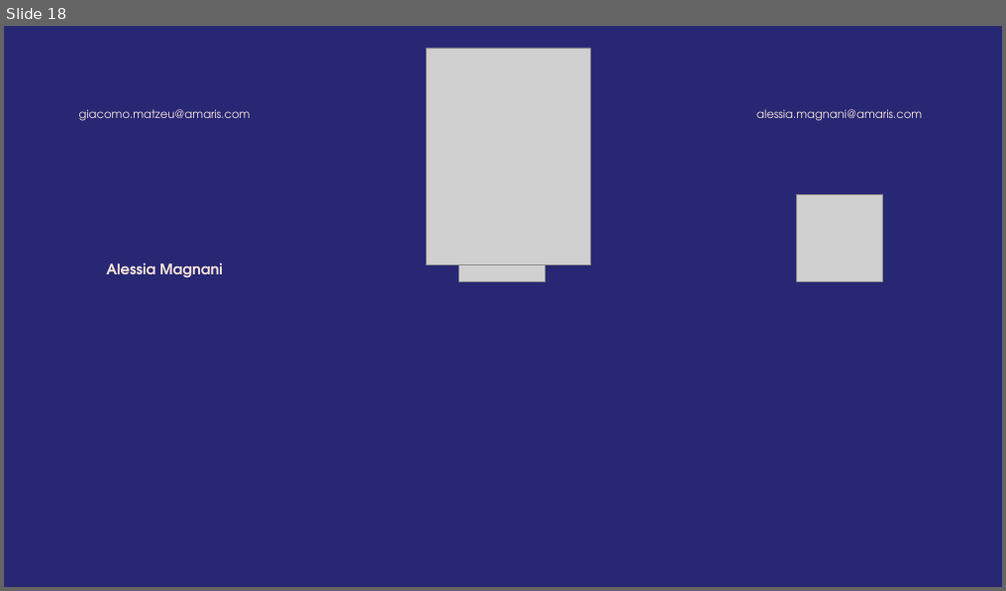
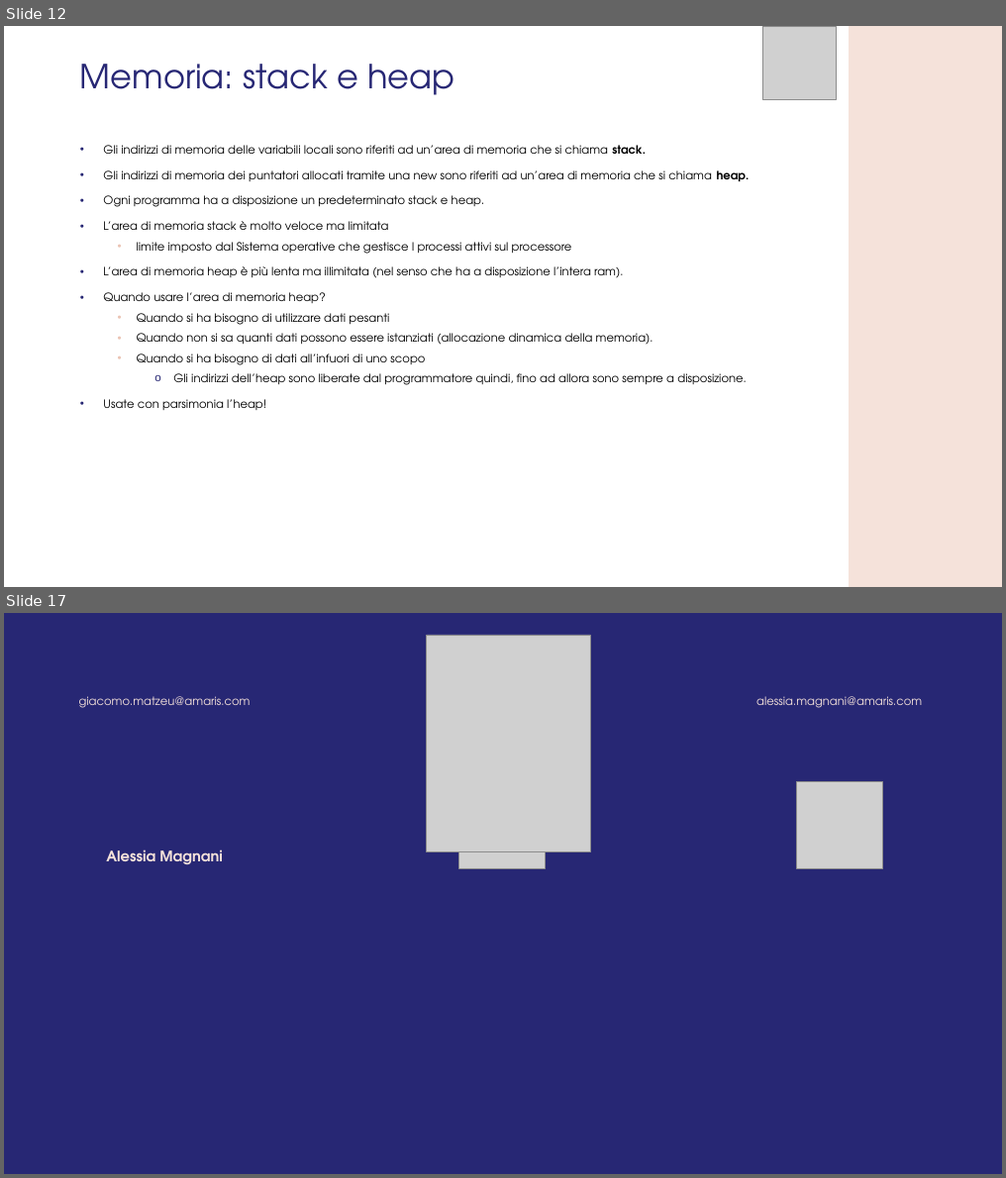
Before and after one commit to GMATZEU42/WS, a slide deck: WS03/WS_3.odp. Shown one above the other, each under a label of ours: slide 18 before the commit, slides 12 and 17 after it; the slides between them are not shown. The pictures are 1006x591 and 1006x1178 pixels, drawn with LibreOffice and Linux fonts; fonts in the diff are those of the drawing; grey boxes stand for pictures; background and template pictures are left out. Boxes give left, top, right and bottom in pixels: in the first picture for what was removed or moved away, otherwise in the second. Text is boxed around its words. In the diff, an @@ line names an element or a change of style, - is before the commit and + after.

```diff
--- a/WS03/WS_3.odp
+++ b/WS03/WS_3.odp
@@ slide 12 added at (4,26,1002,587), background #FFFFFF @@
@@ picture added at (762,26,837,100) @@
@@ freeform shape added at (848,26,1002,587), fill #F5E2DA @@
@@ title added at (80,64,454,95), 32 pt, text #272774 @@
+Memoria: stack e heap
@@ text added at (103,145,749,410), 11 pt, text #000000 @@
+• Gli indirizzi di memoria delle variabili locali sono riferiti ad un’area di memoria che si chiama stack.
+• Gli indirizzi di memoria dei puntatori allocati tramite una new sono riferiti ad un’area di memoria che si chiama heap.
+• Ogni programma ha a disposizione un predeterminato stack e heap.
+• L’area di memoria stack è molto veloce ma limitata
+  • limite imposto dal Sistema operative che gestisce I processi attivi sul processore
+• L’area di memoria heap è più lenta ma illimitata (nel senso che ha a disposizione l’intera ram).
+• Quando usare l’area di memoria heap?
+  • Quando si ha bisogno di utilizzare dati pesanti
+  • Quando non si sa quanti dati possono essere istanziati (allocazione dinamica della memoria).
+  • Quando si ha bisogno di dati all’infuori di uno scopo
+    o Gli indirizzi dell’heap sono liberate dal programmatore quindi, fino ad allora sono sempre a disposizione.
+• Usate con parsimonia l’heap!
@@ what was slide 18 is now slide 17 @@
```
Also in this commit, not shown: 1 slide changed, 12 other slides added, 14 slides removed, 2 other files.
